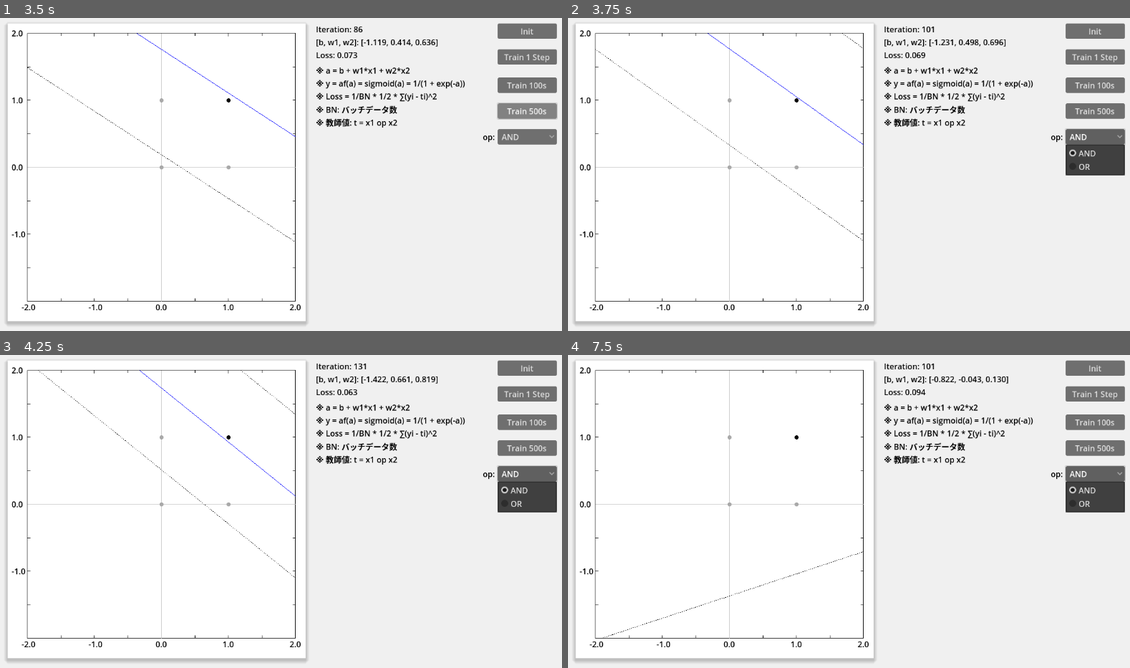
Above: before the commit, frames 1-4 (two rows, left to right).
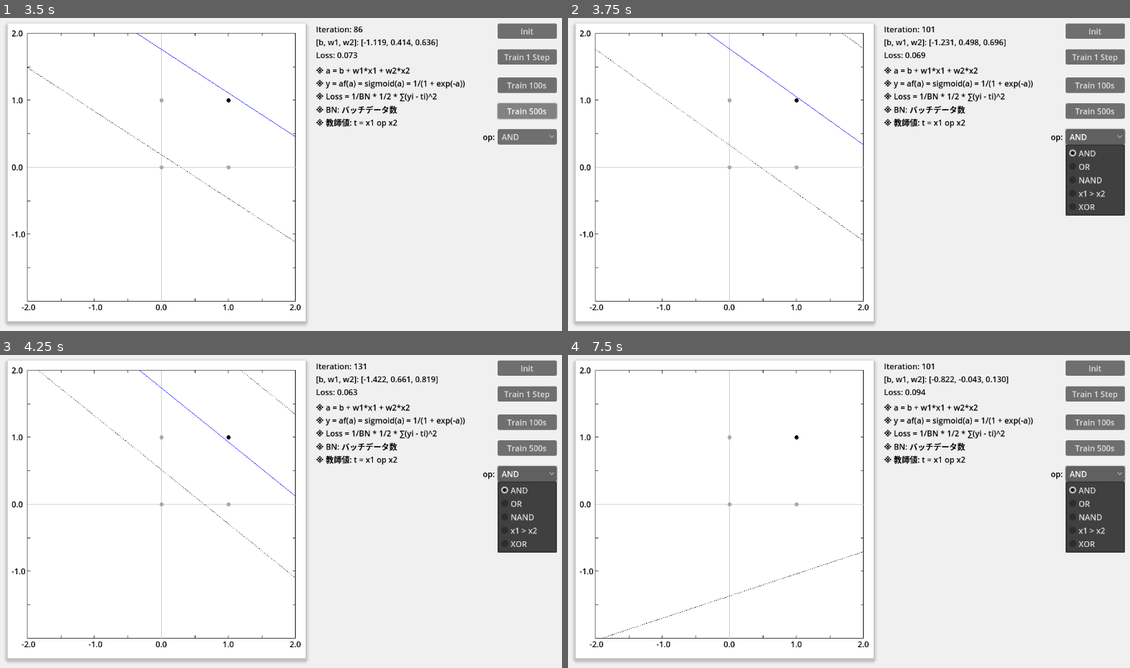
Above: after the commit, the same moments.

Repository: vivisuke/VisualFCL
Game: Godot game, scene res://fc1layer_scene.tscn
Same seed, same stepped clock (60 frames per second), same inputs: the game is played once before the commit and once after it.
Inputs:
- Up to frame 1 (3.5 s): click "Init" at 0.5 s; click "Train 1 Step" at 1.25 s; click "Train 100s" at 2 s; click "Train 500s" at 2.75 s
- Up to frame 2 (3.75 s): click "AND" at 3.5 s
- Up to frame 3 (4.25 s): no input
- Up to frame 4 (7.5 s): click "Init" at 4.25 s; click "Train 1 Step" at 5 s; click "Train 100s" at 5.75 s; click "Train 500s" at 6.5 s; click "AND" at 7.25 s

Frame 1 is identical in both runs. In frame 2, 1.4% of the frame differs, in the area x 88-100%, y 50-64%; in frame 3, 1.4%; in frame 4, 1.4%.

Commit message:
0032 ◎ C 06/15 06/15 0.001│ToDo│演算子選択オプション：NAND, GT, XOR 追加

Diff:
--- a/VisualFCL/fc1layer_scene.tscn
+++ b/VisualFCL/fc1layer_scene.tscn
@@ -115,12 +115,18 @@
 offset_top = 237.0
 offset_right = 1130.0
 offset_bottom = 268.0
-item_count = 2
+item_count = 5
 selected = 0
 popup/item_0/text = "AND"
 popup/item_0/id = 0
 popup/item_1/text = "OR"
 popup/item_1/id = 1
+popup/item_2/text = "NAND"
+popup/item_2/id = 2
+popup/item_3/text = "x1 > x2"
+popup/item_3/id = 3
+popup/item_4/text = "XOR"
+popup/item_4/id = 4
 
 [node name="Label" type="Label" parent="OperatorButton"]
 layout_mode = 0
Not shown, changed: VisualFCL.spr
